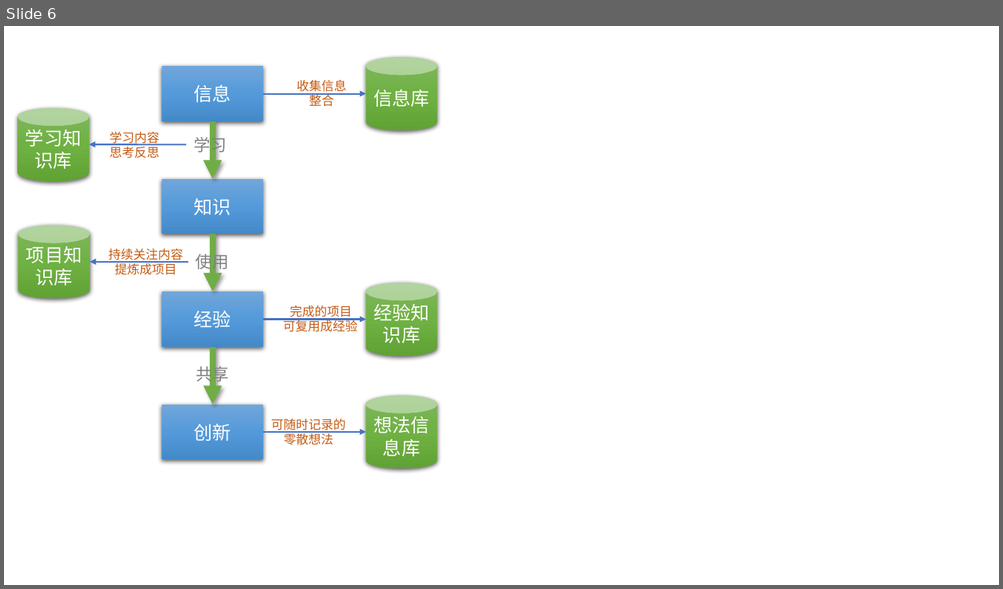
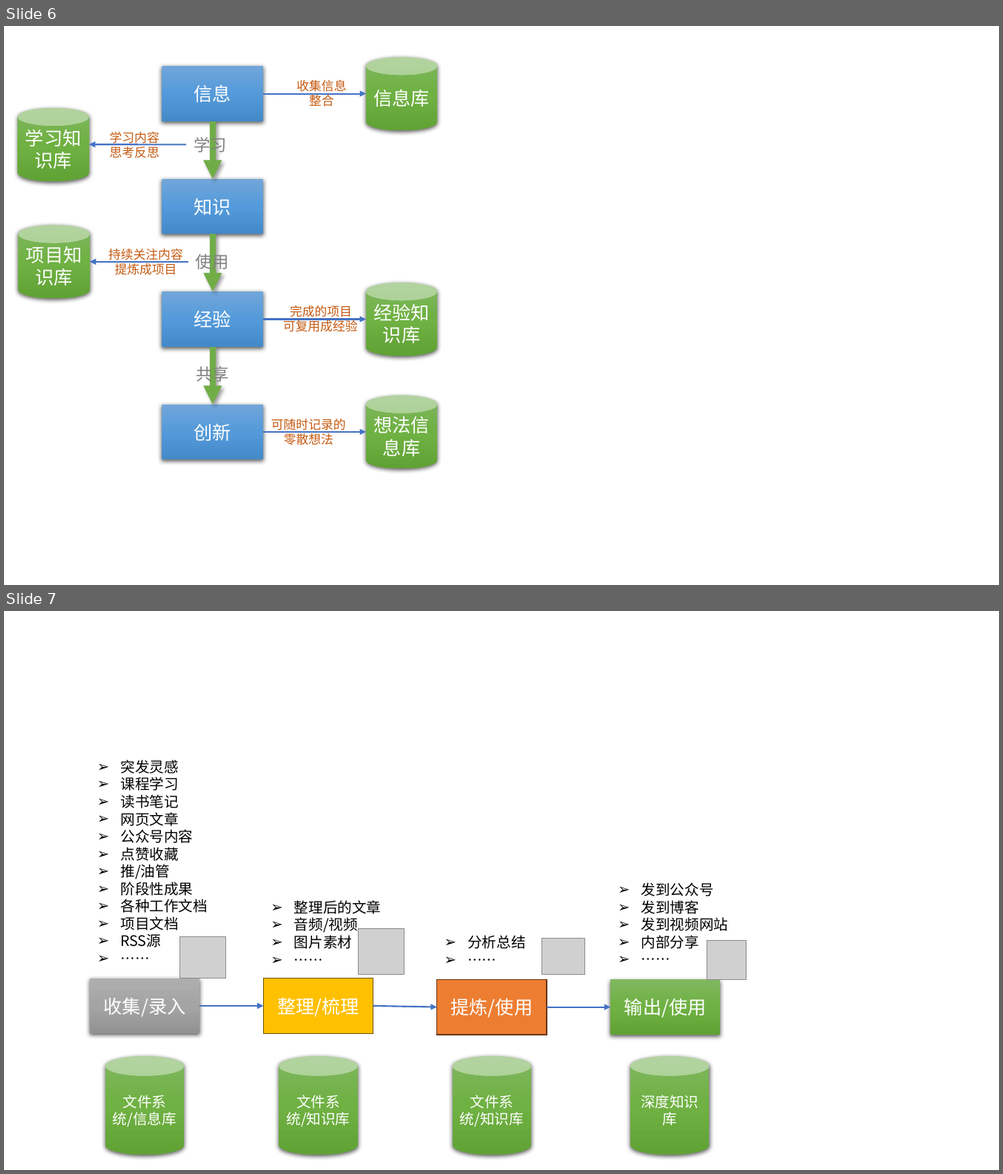
Before and after one commit to 51xpage/51xpage.github.com, a slide deck: images/2023-07-19-ru-he-da-jian-shu-yu-zi-ji-de-zhi-shi-shou-ji-zheng-li-jia-gong-ti-xi/知识管理各种图片.pptx. Shown one above the other, each under a label of ours: slide 6 before the commit, slides 6 and 7 after it. The pictures are 1003x589 and 1003x1174 pixels, drawn with LibreOffice and Linux fonts; fonts in the diff are those of the drawing; grey boxes stand for pictures. Boxes give left, top, right and bottom in pixels: in the first picture for what was removed or moved away, otherwise in the second. Text is boxed around its words. In the diff, an @@ line names an element or a change of style, - is before the commit and + after.

```diff
--- a/images/2023-07-19-ru-he-da-jian-shu-yu-zi-ji-de-zhi-shi-shou-ji-zheng-li-jia-gong-ti-xi/知识管理各种图片.pptx
+++ b/images/2023-07-19-ru-he-da-jian-shu-yu-zi-ji-de-zhi-shi-shou-ji-zheng-li-jia-gong-ti-xi/知识管理各种图片.pptx
@@ slide 7 added at (x1=4, y1=611, x2=999, y2=1170), background #FFFFFF @@
@@ text added at (x1=120, y1=760, x2=208, y2=948), 14 pt, text #000000 @@
+➢ 突发灵感
+➢ 课程学习
+➢ 读书笔记
+➢ 网页文章
+➢ 公众号内容
+➢ 点赞收藏
+➢ 推/油管
+➢ 阶段性成果
+➢ 各种工作文档
+➢ 项目文档
+➢ RSS源
+➢ ……
@@ text added at (x1=641, y1=883, x2=728, y2=949), 14 pt, text #000000 @@
+➢ 发到公众号
+➢ 发到博客
+➢ 发到视频网站
+➢ 内部分享
+➢ ……
@@ text added at (x1=294, y1=900, x2=381, y2=949), 14 pt, text #000000 @@
+➢ 整理后的文章
+➢ 音频/视频
+➢ 图片素材
+➢ ……
@@ picture added at (x1=179, y1=937, x2=225, y2=978) @@
@@ picture added at (x1=358, y1=930, x2=404, y2=976) @@
@@ text added at (x1=467, y1=935, x2=525, y2=949), 14 pt, text #000000 @@
+➢ 分析总结
+➢ ……
@@ picture added at (x1=542, y1=939, x2=584, y2=975) @@
@@ picture added at (x1=707, y1=941, x2=746, y2=980) @@
@@ rectangle added at (x1=90, y1=979, x2=199, y2=1034), fill gradient #AFAFAF to #A5A5A5 to #939393, 18 pt, text #FFFFFF @@
+收集/录入
@@ rectangle added at (x1=264, y1=979, x2=373, y2=1034), fill #FFC000, outline #705400 1 pt, 18 pt, text #FFFFFF @@
+整理/梳理
@@ rectangle added at (x1=437, y1=980, x2=546, y2=1035), fill #ED7D31, outline #683715 1 pt, 18 pt, text #FFFFFF @@
+提炼/使用
@@ rectangle added at (x1=611, y1=980, x2=720, y2=1035), fill gradient #81B861 to #6FB242 to #62A336, 18 pt, text #FFFFFF @@
+输出/使用
@@ arrow added from (199, 1006) to (264, 1006), #4472C4 1.5 pt @@
@@ arrow added from (373, 1006) to (437, 1007), #4472C4 1.5 pt @@
@@ arrow added from (546, 1007) to (611, 1007), #4472C4 1.5 pt @@
@@ cylinder added at (x1=105, y1=1056, x2=185, y2=1155), fill gradient #81B861 to #6FB242 to #62A336, 14 pt, text #FFFFFF @@
+文件系统/信息库
@@ cylinder added at (x1=279, y1=1056, x2=358, y2=1155), fill gradient #81B861 to #6FB242 to #62A336, 14 pt, text #FFFFFF @@
+文件系统/知识库
@@ cylinder added at (x1=452, y1=1056, x2=532, y2=1155), fill gradient #81B861 to #6FB242 to #62A336, 14 pt, text #FFFFFF @@
+文件系统/知识库
@@ cylinder added at (x1=630, y1=1056, x2=709, y2=1155), fill gradient #81B861 to #6FB242 to #62A336, 14 pt, text #FFFFFF @@
+深度知识库
```
Also in this commit, not shown: 2 other slides added, 6 other files.
